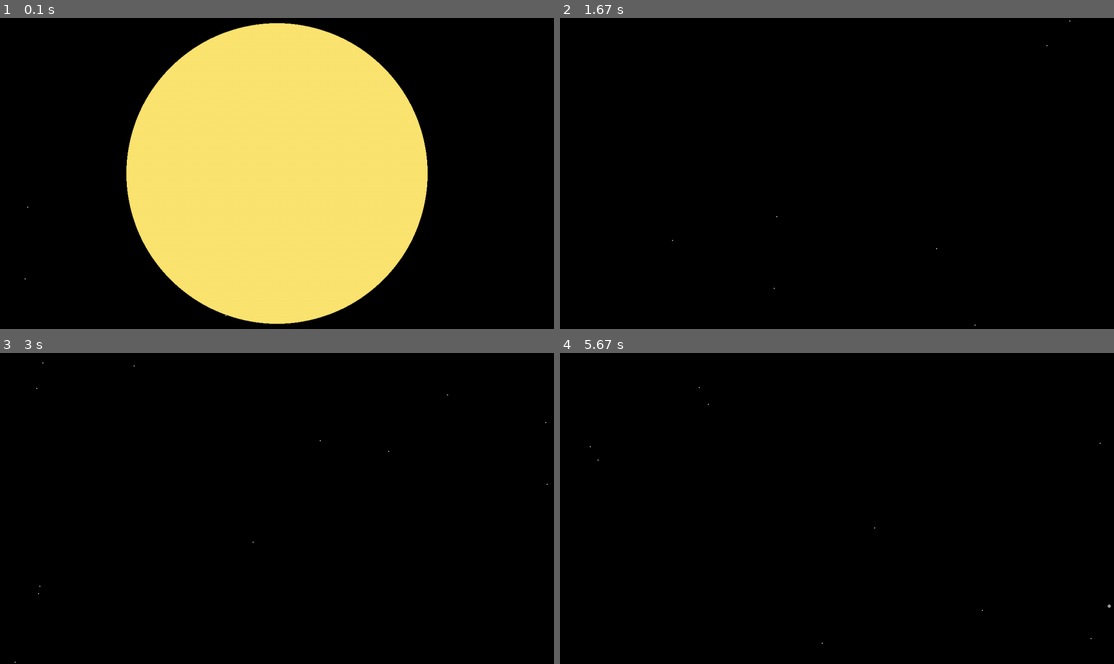
Above: before the commit, frames 1-4 (two rows, left to right).
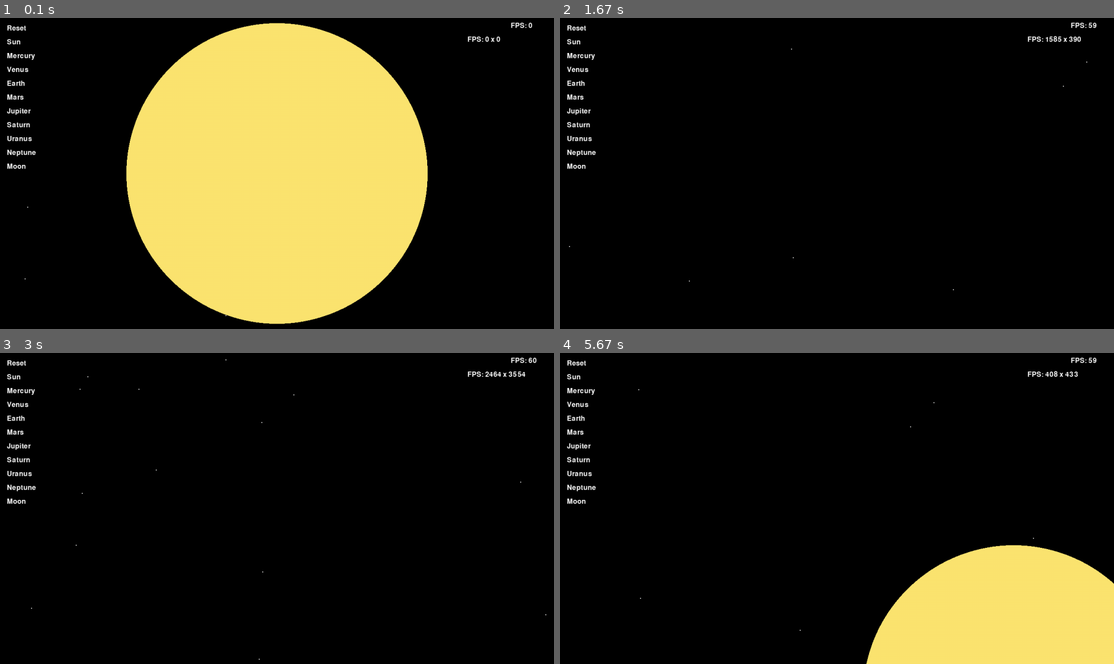
Above: after the commit, the same moments.

Repository: jmwhitworth/Pygame-Solar-System
Game: pygame game, started from main.py
Two runs of this game, one before a commit and one after it. Both use one fixed random seed, a clock stepped at 60 frames per second and the inputs below.
Inputs (mouse positions are in pixels of both pictures, inside the frame that each line leads up to):
- Up to frame 1 (0.1 s): no input
- Up to frame 2 (1.67 s): press the mouse at (576, 167) at 0.37 s; move the mouse to (770, 120) at 0.47 s; release the mouse at (958, 77) at 0.6 s; tap Space at 0.67 s; press the mouse at (576, 167) at 1.03 s; move the mouse to (687, 176) at 1.13 s; release the mouse at (798, 185) at 1.27 s; press the mouse at (571, 42) at 1.37 s; move the mouse to (776, 49) at 1.47 s; release the mouse at (981, 55) at 1.6 s
- Up to frame 3 (3 s): press the mouse at (16, 430) at 1.7 s; move the mouse to (243, 499) at 1.8 s; release the mouse at (470, 570) at 1.93 s; press the mouse at (22, 390) at 2.03 s; move the mouse to (177, 402) at 2.13 s; release the mouse at (337, 418) at 2.27 s; press the mouse at (16, 502) at 2.37 s; move the mouse to (60, 561) at 2.47 s; release the mouse at (110, 623) at 2.6 s; press the mouse at (16, 430) at 2.7 s; move the mouse to (132, 524) at 2.8 s; release the mouse at (254, 617) at 2.93 s
- Up to frame 4 (5.67 s): press the mouse at (576, 474) at 3.03 s; move the mouse to (748, 477) at 3.13 s; release the mouse at (914, 480) at 3.27 s; press the mouse at (576, 458) at 3.37 s; move the mouse to (709, 533) at 3.47 s; release the mouse at (842, 608) at 3.6 s; press the mouse at (576, 446) at 3.7 s; move the mouse to (654, 424) at 3.8 s; release the mouse at (731, 399) at 3.93 s; press the mouse at (582, 486) at 4.03 s; move the mouse to (798, 496) at 4.13 s; release the mouse at (1014, 502) at 4.27 s; press the mouse at (576, 430) at 4.37 s; move the mouse to (792, 499) at 4.47 s; release the mouse at (1003, 564) at 4.6 s; press the mouse at (582, 486) at 4.7 s; move the mouse to (737, 483) at 4.8 s; release the mouse at (886, 480) at 4.93 s; press the mouse at (576, 458) at 5.03 s; move the mouse to (776, 433) at 5.13 s; release the mouse at (981, 408) at 5.27 s; press the mouse at (576, 362) at 5.37 s; move the mouse to (665, 455) at 5.47 s; release the mouse at (753, 548) at 5.6 s

The runs differ from the first frame. In frame 1, 0.6% of the frame differs, in the area x 1-97%, y 1-49%; in frame 2, 0.7%; in frame 3, 0.7%; in frame 4, 15%, in the area x 1-100%, y 1-100%.

Commit message:
Added buttons

Diff:
--- a/assets/bodies.json
+++ b/assets/bodies.json
@@ -127,7 +127,7 @@
         }
     ],
     "asteroids": {
-        "count": 10000,
+        "count": 5000,
         "distance": {
             "start": 329115315520,
             "end": 478713186211
--- a/assets/settings.json
+++ b/assets/settings.json
@@ -8,7 +8,7 @@
     "scales": {
         "size":     0.000001,
         "distance": 0.00000002,
-        "velocity": 0.00000001,
+        "velocity": 0.000000005,
         "increments": {
             "up":   1.42,
             "down": 0.7
--- /dev/null
+++ b/classes/Button.py
@@ -0,0 +1,74 @@
+from contextlib import suppress
+
+import pygame as pg
+
+pg.init()
+font = pg.font.Font(None, 24)
+
+
+class Button:
+    """Button class to create a button with text and a callback function."""
+
+    text: str = ""
+    x: int = 0
+    y: int = 0
+    callback = None
+
+    surface = None
+    rect = None
+
+    def __init__(
+        self,
+        text: str,
+        x: int,
+        y: int,
+        callback=None,
+    ):
+        self.text = text
+        self.x = x
+        self.y = y
+        self.callback = callback
+
+        self.surface = font.render(text, True, "white")
+        self.rect = self.surface.get_rect(topleft=(x, y))
+
+
+class ButtonGroup:
+    """ButtonGroup class to create and manage multiple buttons."""
+
+    buttons: list = []
+
+    surface = None
+    x: int = 16
+    y: int = 16
+
+    def __init__(self):
+        self.surface = pg.display.get_surface()
+
+    def add(self, text: str, callback=None):
+        """Add a button to the group."""
+        self.buttons.append(
+            Button(
+                text,
+                self.x,
+                self.y,
+                callback,
+            )
+        )
+        self.y += 32
+
+    def draw(self):
+        """Draw all buttons to the screen."""
+        for button in self.buttons:
+            pg.draw.rect(button.surface, "Black", button.rect)
+            self.surface.blit(button.surface, button.rect)
+
+    def handle_event(self, event):
+        """Handle click for all buttons."""
+        if event.type == pg.MOUSEBUTTONDOWN:
+            if event.button == 1:
+                for button in self.buttons:
+                    if button.rect.collidepoint(event.pos):
+                        with suppress(Exception):
+                            button.callback()
+                        break
--- a/classes/CameraGroup.py
+++ b/classes/CameraGroup.py
@@ -2,6 +2,7 @@
 
 import pygame as pg
 
+from .Button import ButtonGroup
 from .Satellite import Satellite
 from .Star import Star
 
@@ -46,15 +47,41 @@
         self.clickstart_offset = pg.math.Vector2()
         self.dragging = False
 
-        self.reset_scales()
+        self.button_group = ButtonGroup()
+        self.button_group.add("Reset", self.reset)
+
+        self.reset()
         super().__init__()
 
-    def reset_scales(self):
-        self.scale_size = self.SETTINGS["scales"]["size"]
-        self.scale_velocity = self.SETTINGS["scales"]["velocity"]
-        self.scale_distance = self.SETTINGS["scales"]["distance"]
-        self.offset.x = 0
-        self.offset.y = 0
+    def update(self, *args, **kwargs) -> None:
+        """Update the sprites in the group"""
+        self.button_group.draw()
+        super().update(*args, **kwargs)
+
+    def set(self, size, velocity, distance, x, y) -> None:
+        self.scale_size = size
+        self.scale_velocity = velocity
+        self.scale_distance = distance
+        self.offset.x = x
+        self.offset.y = y
+
+    def reset(self):
+        self.set(
+            self.SETTINGS["scales"]["size"],
+            self.SETTINGS["scales"]["velocity"],
+            self.SETTINGS["scales"]["distance"],
+            0,
+            0,
+        )
+
+    def view(self, target: Satellite | Star) -> None:
+        self.set(
+            self.scale_size,
+            self.scale_velocity,
+            self.scale_distance,
+            target.x,
+            target.y,
+        )
 
     def scale(self, direction) -> None:
         # Set a maximum outer zoom level
@@ -66,9 +93,11 @@
         self.scale_size *= direction
         self.scale_velocity *= direction
         self.scale_distance *= direction
-        self.update()  # Update after recalculating scales to ensure correct positions
-
-    def camera_controller(self, event) -> None:
+        self.update()
+
+    def handle_event(self, event) -> None:
+        self.button_group.handle_event(event)
+
         # Handle mouse events
         if event.type == pg.MOUSEBUTTONDOWN:
             if event.button == 1:  # Left click
@@ -90,7 +119,7 @@
             self.offset.y = self.clickstart_offset.y + mouse_y
 
         elif event.type == pg.KEYDOWN and event.key == pg.K_SPACE:  # Spacebar reset
-            self.reset_scales()
+            self.reset()
 
     def create_sprites(self) -> None:
         """Create the sprites for the group"""
@@ -112,7 +141,7 @@
             )
 
         for star in self.BODIES["stars"]:
-            Star(
+            star_obj = Star(
                 self,
                 star["name"],
                 star["size"] / 2,
@@ -120,6 +149,7 @@
                 star["position"]["y"],
                 (star["colour"]["r"], star["colour"]["g"], star["colour"]["b"]),
             )
+            self.button_group.add(star_obj.name, lambda: self.view(star_obj))
 
     def create_satellites(self) -> None:
         """Creates the planets and moons"""
@@ -127,7 +157,7 @@
         for satellite_type in satellite_types:
             for planet in self.BODIES[satellite_type]:
                 parent = self.get_body_by_name(planet["orbits"])
-                Satellite(
+                satellite_obj = Satellite(
                     self,
                     planet["name"],
                     parent.name,
@@ -139,6 +169,9 @@
                         planet["colour"]["g"],
                         planet["colour"]["b"],
                     ),
+                )
+                self.button_group.add(
+                    satellite_obj.name, lambda: self.view(satellite_obj)
                 )
 
     def create_asteroids(self) -> None:
--- a/main.py
+++ b/main.py
@@ -18,6 +18,18 @@
 pg.display.set_caption(SETTINGS["screen"]["title"])
 
 
+font = pg.font.Font(None, 24)
+
+
+def debug(info, y=10, x=10):
+    """Temporary debug function"""
+    display_surface = pg.display.get_surface()
+    debug_surf = font.render(str(info), True, "white")
+    debug_rect = debug_surf.get_rect(topleft=(x, y))
+    pg.draw.rect(display_surface, "Black", debug_rect)
+    display_surface.blit(debug_surf, debug_rect)
+
+
 async def main():
     visible_sprites = CameraGroup(SETTINGS, BODIES)
     visible_sprites.create_sprites()
@@ -29,11 +41,19 @@
 
         WIN.fill((0, 0, 0))
         visible_sprites.update()
+
+        debug(f"FPS: {int(clock.get_fps())}", 10, SETTINGS["screen"]["width"] - 100)
+        debug(
+            f"FPS: {int(visible_sprites.offset.x)} x {int(visible_sprites.offset.y)}",
+            42,
+            SETTINGS["screen"]["width"] - 200,
+        )
+
         pg.display.update()
 
         for event in pg.event.get():
             run = event.type != pg.QUIT
-            visible_sprites.camera_controller(event)
+            visible_sprites.handle_event(event)
 
         await asyncio.sleep(0)
     quit()
